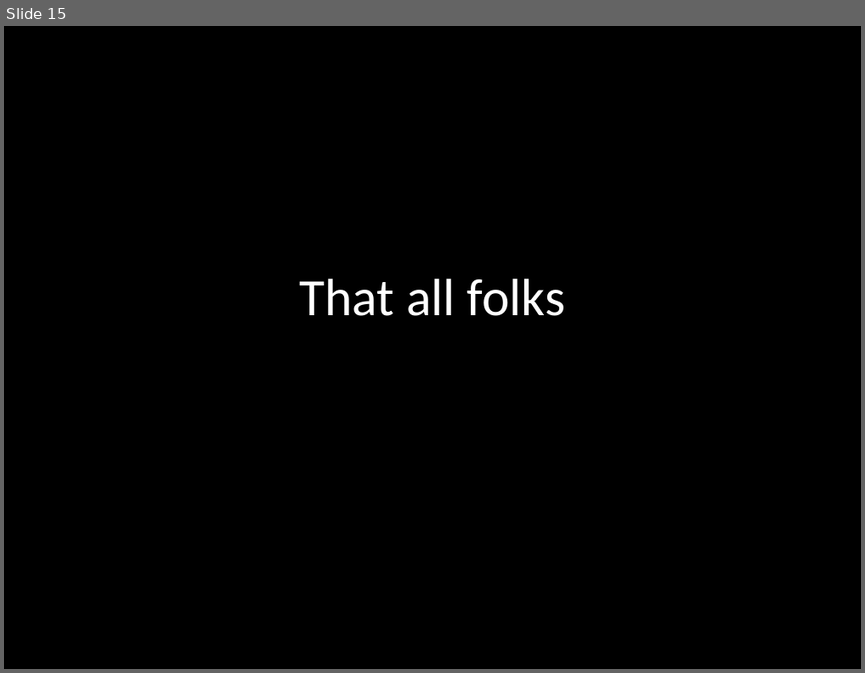
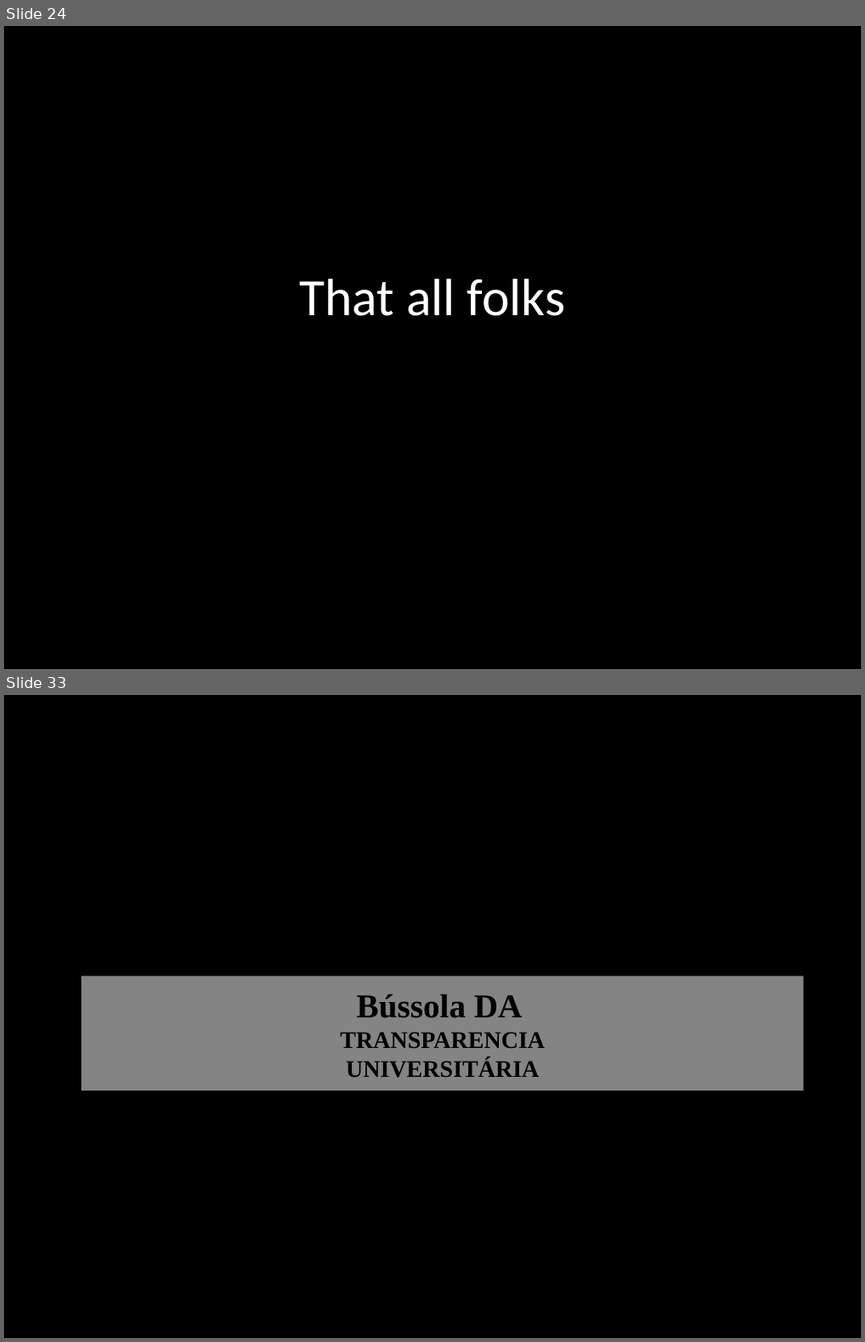
Before and after one commit to DATAUNIRIO/ap, a slide deck: DMQtalks/my_talk.pptx. Shown one above the other, each under a label of ours: slide 15 before the commit, slides 24 and 33 after it; the slides between them are not shown. The pictures are 865x673 and 865x1342 pixels, drawn with LibreOffice and Linux fonts; fonts in the diff are those of the drawing; background and template pictures are left out. Boxes give left, top, right and bottom in pixels: in the first picture for what was removed or moved away, otherwise in the second. Text is boxed around its words. In the diff, an @@ line names an element or a change of style, - is before the commit and + after.

```diff
--- a/DMQtalks/my_talk.pptx
+++ b/DMQtalks/my_talk.pptx
@@ slide 33 added at [4,695,861,1338], background picture (left out) @@
@@ rectangle added at [82,976,804,1091], fill #F2F2F2 at 55% opacity, 20 pt, text #000000, bold @@
+Bússola DA
+TRANSPARENCIA
+UNIVERSITÁRIA
@@ what was slide 15 is now slide 24 @@
```
Also in this commit, not shown: 5 slides changed, 16 other slides added, 1 slide removed, 2 other files.
